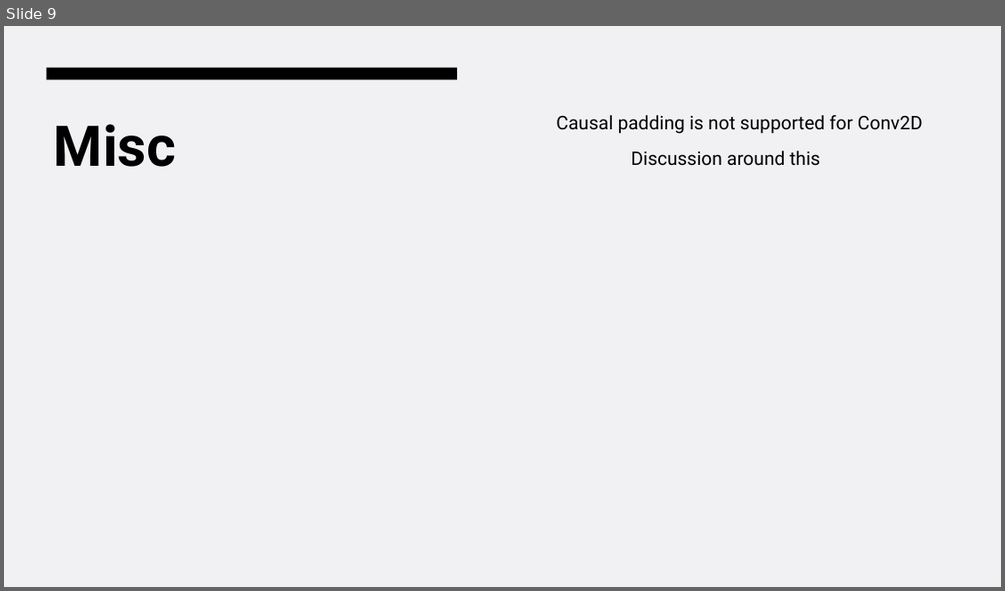
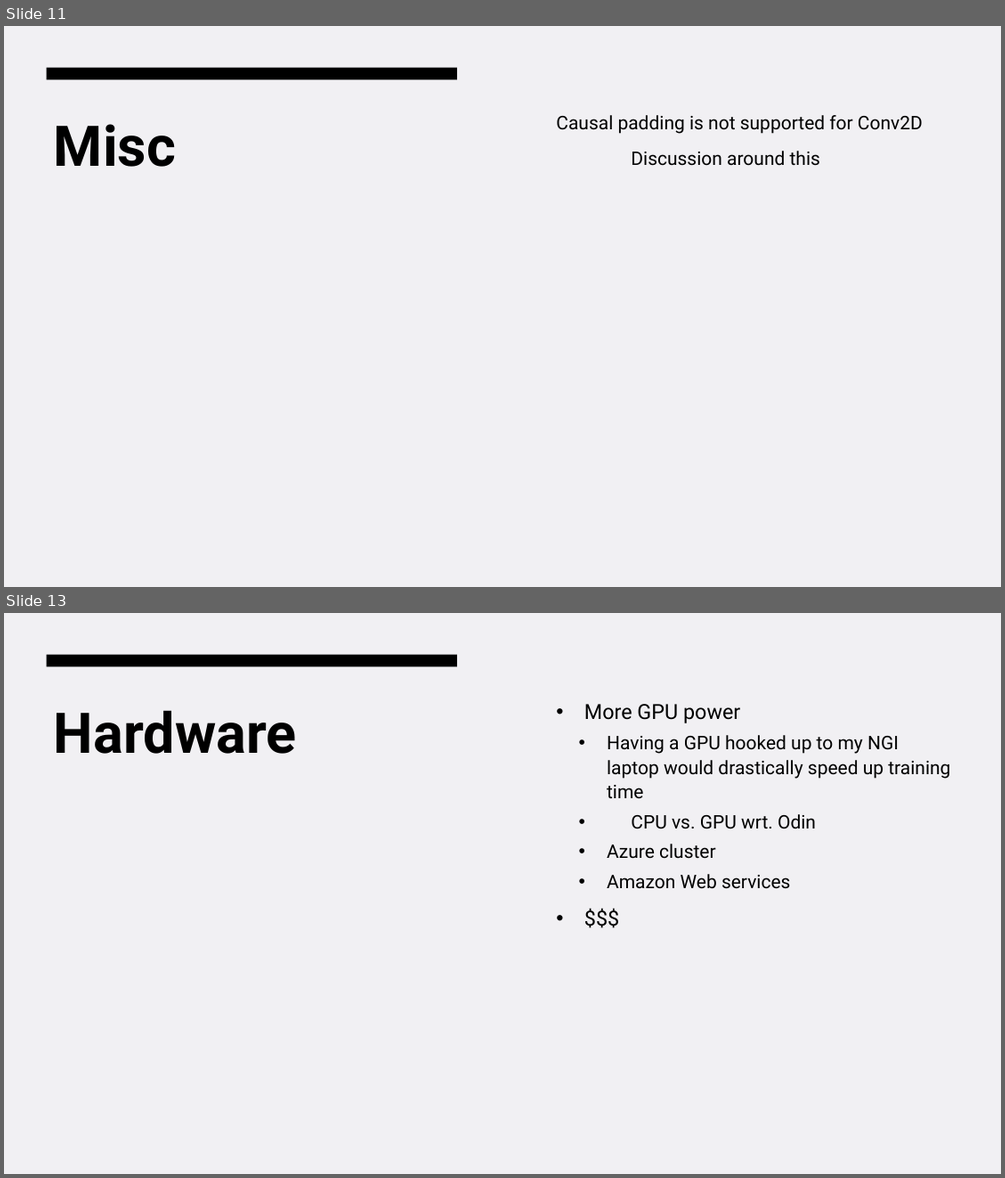
Before and after one commit to sjurmsc/MSC2023, a slide deck: Meeting Presentations/06.10.2022_General_meeting.pptx. Shown one above the other, each under a label of ours: slide 9 before the commit, slides 11 and 13 after it; the slides between them are not shown. The pictures are 1005x591 and 1005x1178 pixels, drawn with LibreOffice and Linux fonts; fonts in the diff are those of the drawing. Boxes give left, top, right and bottom in pixels: in the first picture for what was removed or moved away, otherwise in the second. Text is boxed around its words. In the diff, an @@ line names an element or a change of style, - is before the commit and + after.

```diff
--- a/Meeting Presentations/06.10.2022_General_meeting.pptx
+++ b/Meeting Presentations/06.10.2022_General_meeting.pptx
@@ slide 13 added at [4,613,1001,1174], background #F1F0F3; not listed: 1 template element that a slide beside it also shows @@
@@ title added at [54,710,297,754], 54 pt, text #000000, bold @@
+Hardware
@@ text added at [584,704,950,889], 18 pt, text #000000 @@
+• More GPU power
+  • Having a GPU hooked up to my NGI laptop would drastically speed up training time
+    • CPU vs. GPU wrt. Odin
+    • Azure cluster
+    • Amazon Web services
+• $$$
@@ what was slide 9 is now slide 11 @@
```
Also in this commit, not shown: 3 slides changed, 4 other slides added.
